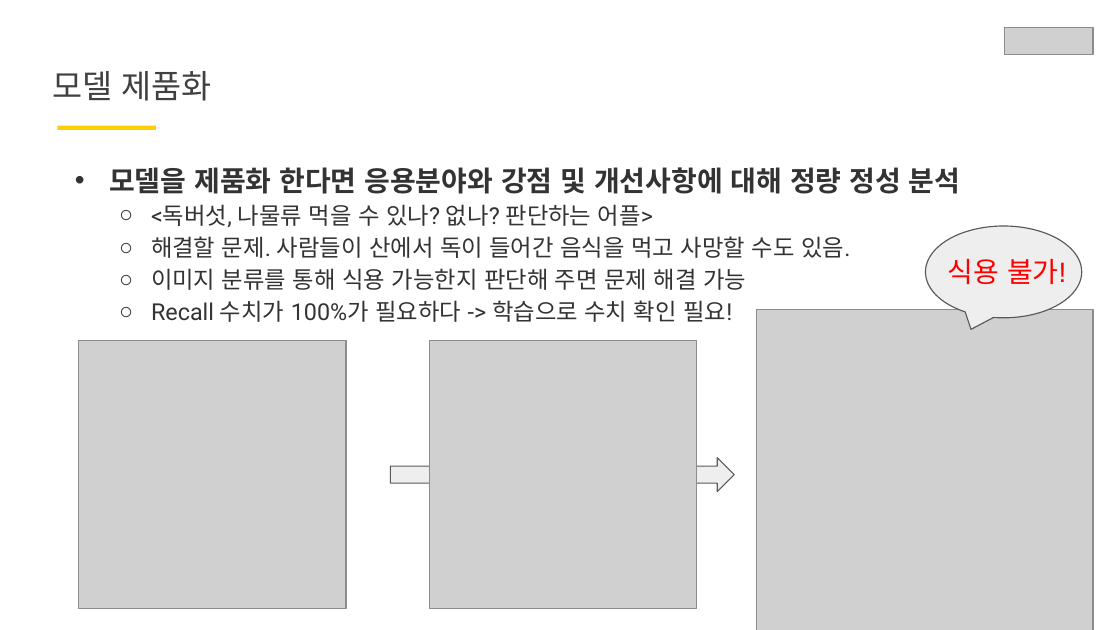
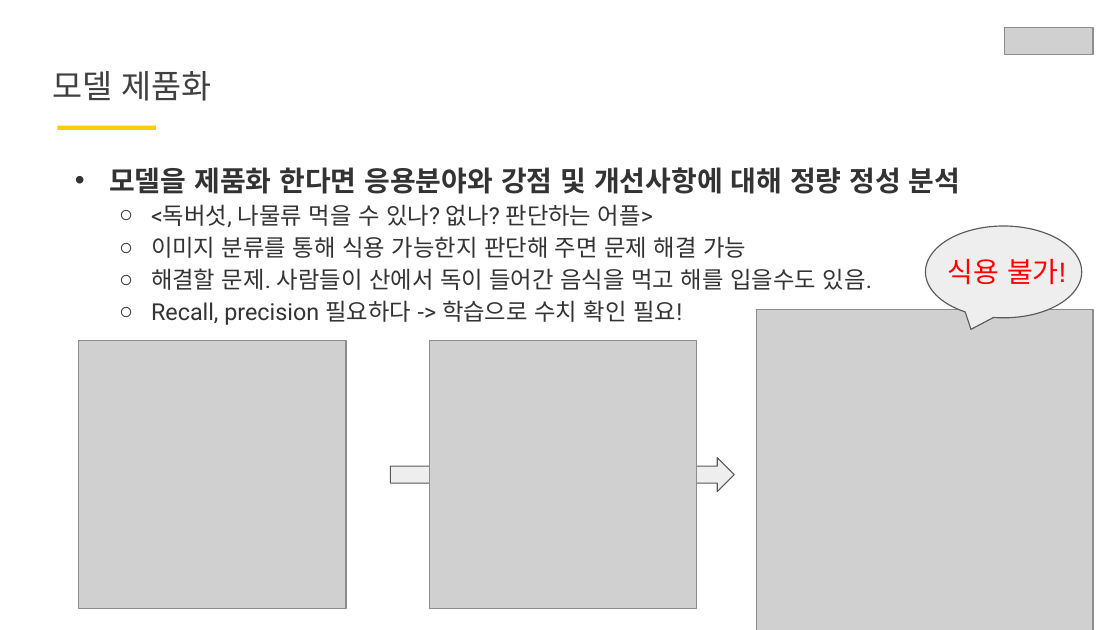
Before and after one commit to knggu/Iamgroww, a slide deck: slide 17 of DLthon/해파리 발표 ppt.pptx (slide 15 before the commit). Drawn at 1120x630 pixels with LibreOffice and Linux fonts; fonts in the diff are those of the drawing; grey boxes stand for pictures. Boxes give left, top, right and bottom in pixels: in the first picture for what was removed or moved away, otherwise in the second. Text is boxed around its words. In the diff, an @@ line names an element or a change of style, - is before the commit and + after.

```diff
--- a/DLthon/해파리 발표 ppt.pptx
+++ b/DLthon/해파리 발표 ppt.pptx
@@ text at box(151, 236, 850, 258): paragraph removed @@
-  ○ 해결할 문제. 사람들이 산에서 독이 들어간 음식을 먹고 사망할 수도 있음.
@@ text at box(151, 268, 872, 325): text changed @@
-  ○ Recall 수치가 100%가 필요하다 -> 학습으로 수치 확인 필요!
+  ○ 해결할 문제. 사람들이 산에서 독이 들어간 음식을 먹고 해를 입을수도 있음.
+  ○ Recall, precision 필요하다 -> 학습으로 수치 확인 필요!
```
Also in this commit, not shown: 9 other slides changed, 2 slides added, 1 other file.
